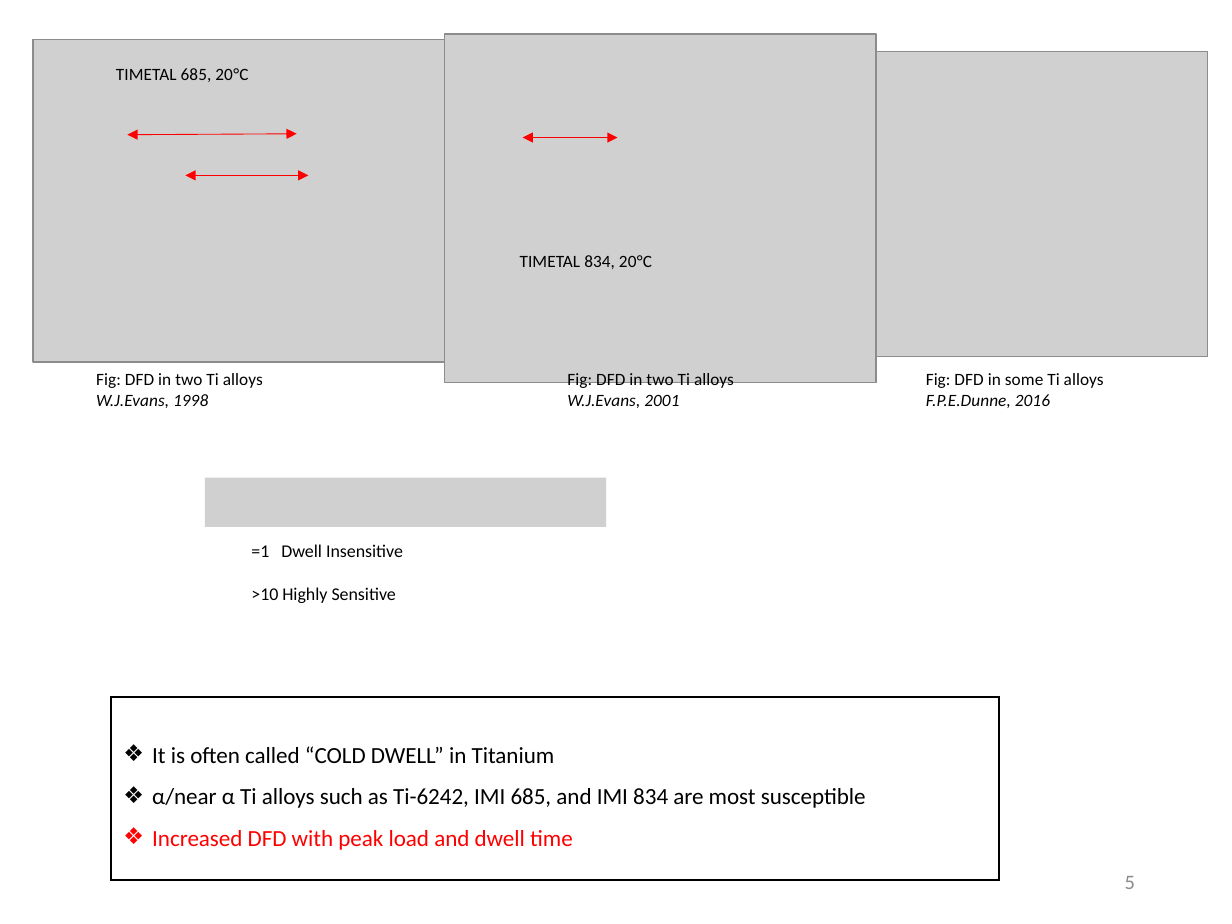
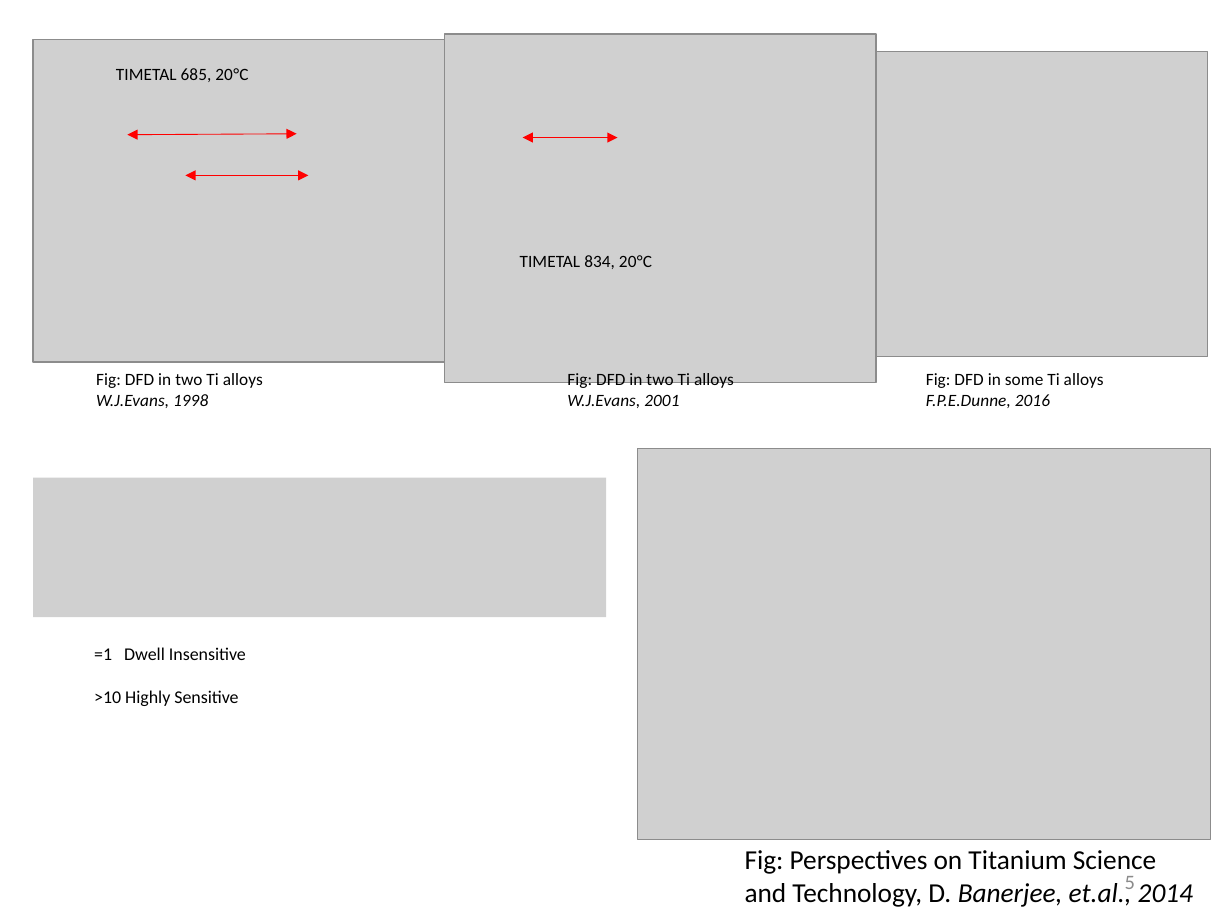
Before and after one commit to Sharanc25/Elements, a slide deck: slide 5 of Thesis/Comprehensive Exam/References/yazar.pptx. Drawn at 1232x924 pixels with LibreOffice and Linux fonts; fonts in the diff are those of the drawing; grey boxes stand for pictures; background and template pictures are left out. Boxes give left, top, right and bottom in pixels: in the first picture for what was removed or moved away, otherwise in the second. Text is boxed around its words. In the diff, an @@ line names an element or a change of style, - is before the commit and + after.

```diff
--- a/Thesis/Comprehensive Exam/References/yazar.pptx
+++ b/Thesis/Comprehensive Exam/References/yazar.pptx
@@ picture added at (x1=638, y1=448, x2=1211, y2=839) @@
@@ picture resized from (x1=205, y1=478, x2=606, y2=527) to (x1=33, y1=478, x2=606, y2=617) @@
@@ text "=1 Dwell Insensitive" moved from (x1=251, y1=544, x2=403, y2=603) to (x1=94, y1=647, x2=246, y2=706) @@
@@ rectangle removed at (x1=111, y1=697, x2=999, y2=881) @@
-❖ It is often called “COLD DWELL” in Titanium
-❖ α/near α Ti alloys such as Ti-6242, IMI 685, and IMI 834 are most susceptible
-❖ Increased DFD with peak load and dwell time
@@ text added at (x1=745, y1=850, x2=1193, y2=907), 16 pt, text #000000 @@
+Fig: Perspectives on Titanium Science and Technology, D. Banerjee, et.al., 2014
```
Also in this commit, not shown: 1 slide added, 1 slide removed, 1 other file.
